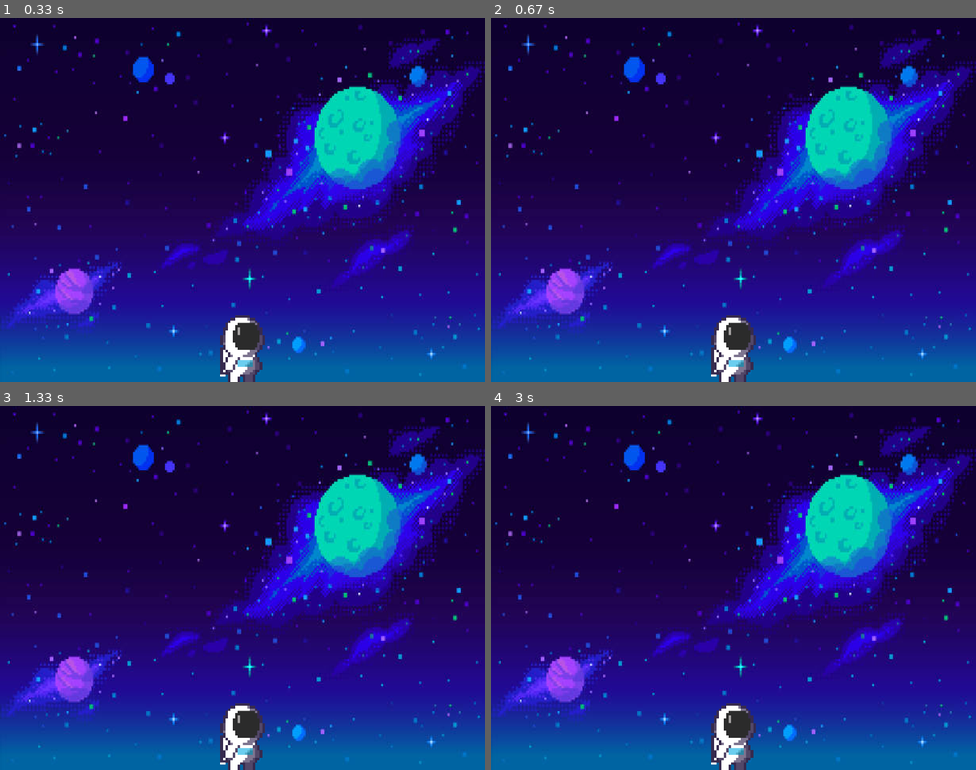
Above: before the commit, frames 1-4 (two rows, left to right).
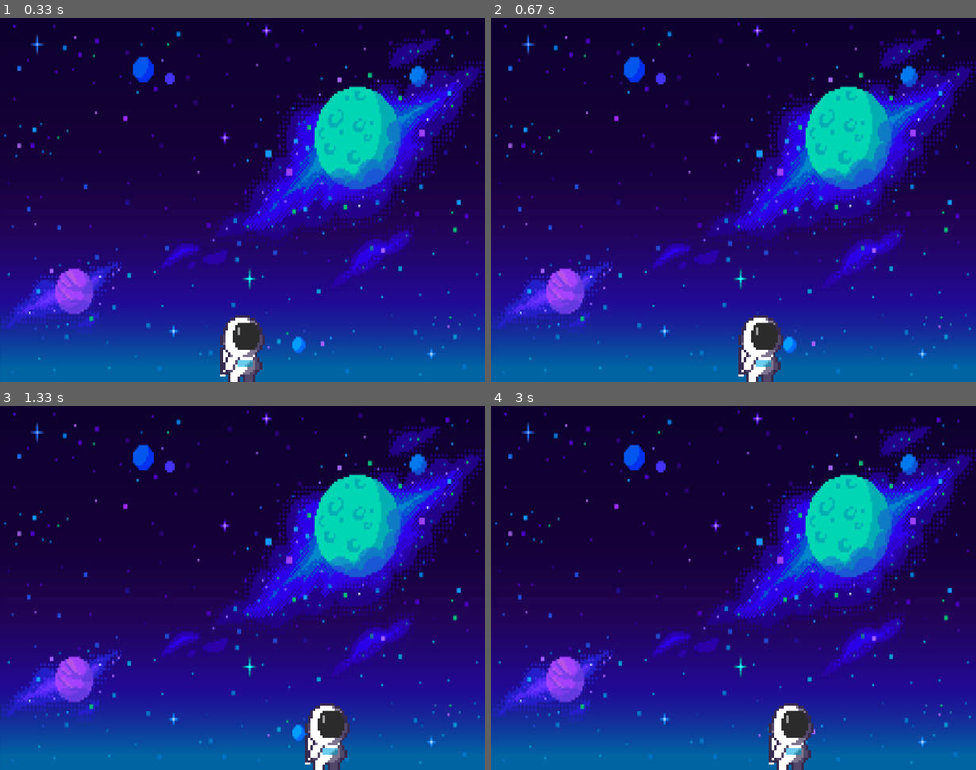
Above: after the commit, the same moments.

Repository: Chiara-Agostino/pygame-project
Game: pygame game, started from main.py
The game is run twice, just before and just after one commit, with the same random seed, the same clock (stepped at 60 frames per second) and the same inputs.
Inputs:
- Up to frame 1 (0.33 s): no input
- Up to frame 2 (0.67 s): hold Right from 0.33 s (still down)
- Up to frame 3 (1.33 s): release Right at 0.8 s; hold Right 0.83-1.3 s
- Up to frame 4 (3 s): hold Left 1.33-1.87 s; hold Left 1.9-2.3 s; hold Right 2.33-2.97 s

Frame 1 is identical in both runs. In frame 2, 2.4% of the frame differs, in the area x 45-61%, y 81-100%; in frame 3, 2.8%, in the area x 45-73%, y 81-100%; in frame 4, 2.8%.

Commit message:
astronaut sprite can move

Diff:
--- a/main.py
+++ b/main.py
@@ -43,6 +43,20 @@
     screen.blit(astronaut, astronaut_rect)
 
     # Draw graphics and output
+    keys = pygame.key.get_pressed()
+
+    #Moving astronaut left and right
+    if keys[pygame.K_LEFT]:
+        astronaut_rect.x -= 5
+    if keys[pygame.K_RIGHT]:
+        astronaut_rect.x += 5
+
+    #keep astronaut within screen boundaries
+    if astronaut_rect.x < 0:
+        astronaut_rect.x = 0
+    if astronaut_rect.x > WIDTH - astronaut_rect.width:
+        astronaut_rect.x = WIDTH - astronaut_rect.width
+
 
     # Update display
     pygame.display.flip()
